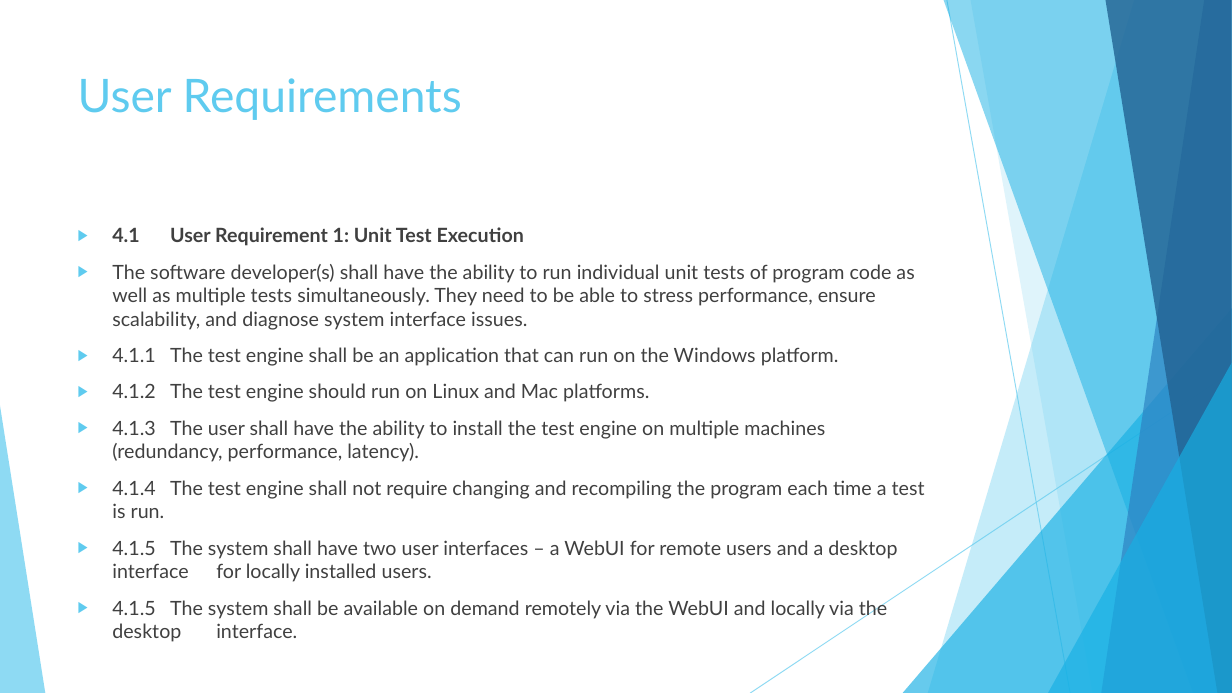
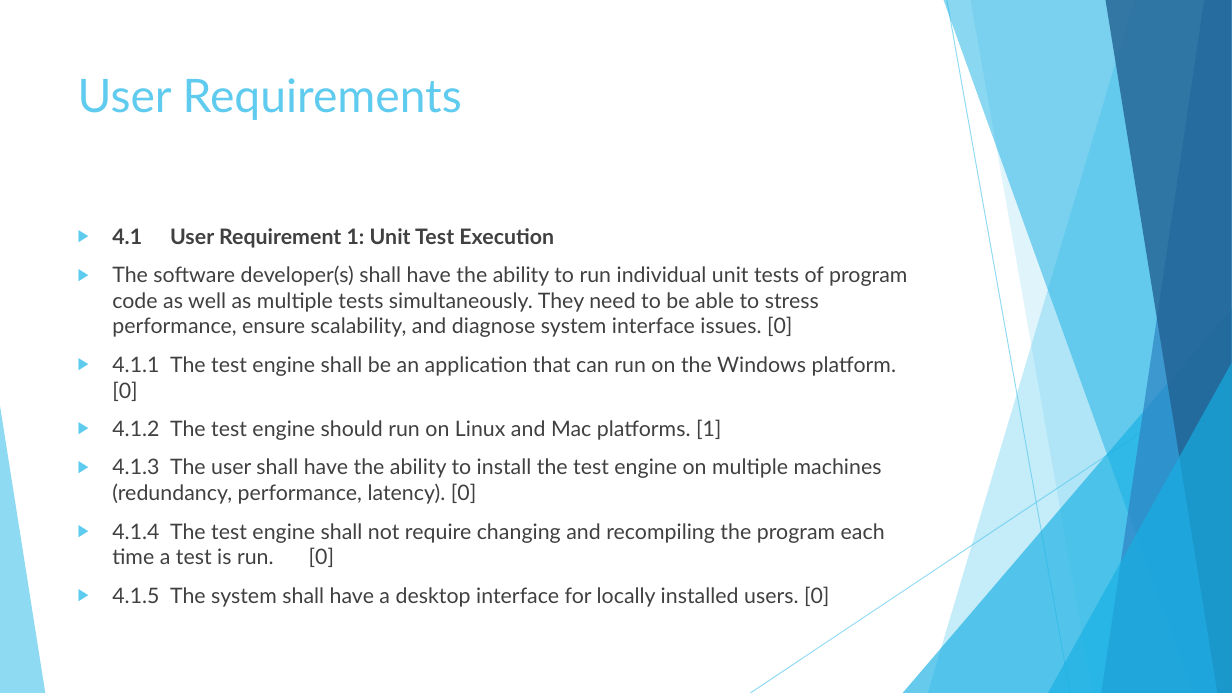
Before and after one commit to KodeFu/cse682, a slide deck: slide 23 of Test Framework Midterm Presentation 001.pptx. Drawn at 1232x693 pixels with LibreOffice and Linux fonts; fonts in the diff are those of the drawing. Boxes give left, top, right and bottom in pixels: in the first picture for what was removed or moved away, otherwise in the second. Text is boxed around its words. In the diff, an @@ line names an element or a change of style, - is before the commit and + after.

Commit message:
Updates to backup slides to include priorities and changed system usability from should to shall in Master Requirements Doc

```diff
--- a/Test Framework Midterm Presentation 001.pptx
+++ b/Test Framework Midterm Presentation 001.pptx
@@ text at box(112, 228, 554, 248): size 15.3 to 16.6 pt in "4.1 User Requirement 1: Unit Test Execution" @@
@@ text at box(112, 265, 907, 607): text changed; size 15.3 to 16.6 pt @@
-▶ The software developer(s) shall have the ability to run individual unit tests of program code as well as multiple tests simultaneously. They need to be able to stress performance, ensure scalability, and diagnose system interface issues.
-▶ 4.1.1 The test engine shall be an application that can run on the Windows platform.
-▶ 4.1.2 The test engine should run on Linux and Mac platforms.
-▶ 4.1.3 The user shall have the ability to install the test engine on multiple machines (redundancy, performance, latency).
-▶ 4.1.4 The test engine shall not require changing and recompiling the program each time a test is run.
-▶ 4.1.5 The system shall have two user interfaces – a WebUI for remote users and a desktop interface for locally installed users.
-▶ 4.1.5 The system shall be available on demand remotely via the WebUI and locally via the desktop interface.
+▶ The software developer(s) shall have the ability to run individual unit tests of program code as well as multiple tests simultaneously. They need to be able to stress performance, ensure scalability, and diagnose system interface issues. [0]
+▶ 4.1.1 The test engine shall be an application that can run on the Windows platform. [0]
+▶ 4.1.2 The test engine should run on Linux and Mac platforms. [1]
+▶ 4.1.3 The user shall have the ability to install the test engine on multiple machines (redundancy, performance, latency). [0]
+▶ 4.1.4 The test engine shall not require changing and recompiling the program each time a test is run. [0]
+▶ 4.1.5 The system shall have a desktop interface for locally installed users. [0]
```
Also in this commit, not shown: 5 other slides changed, 1 slide added, 1 other file.
